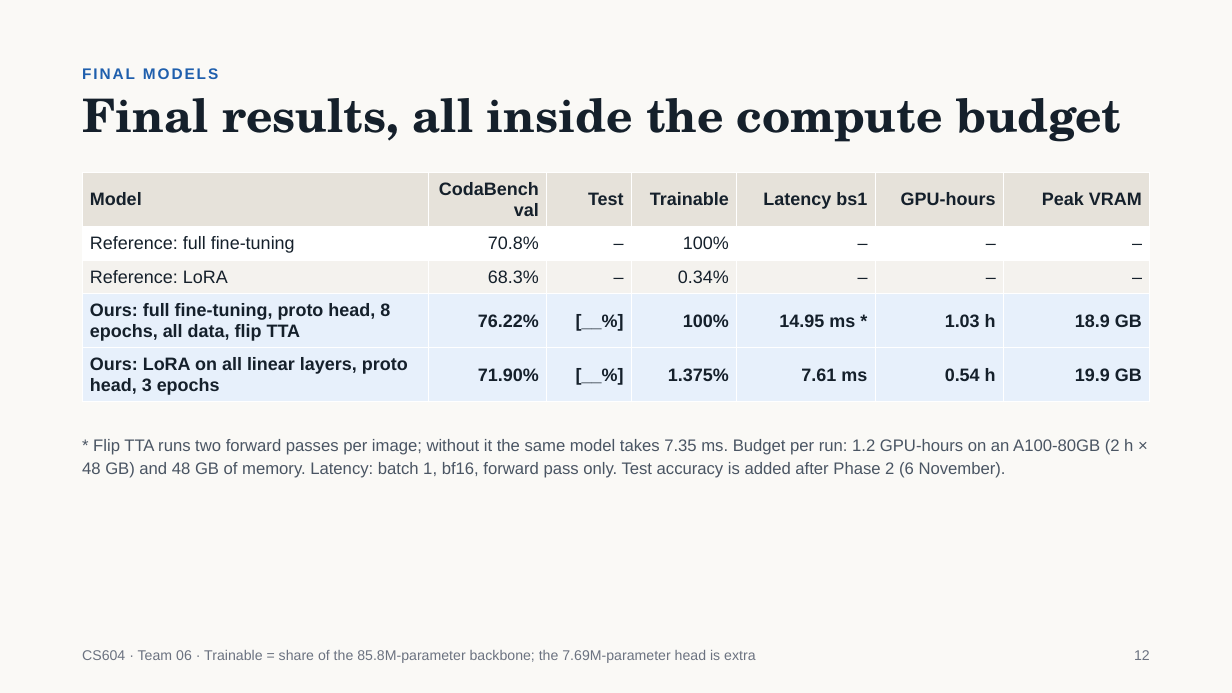
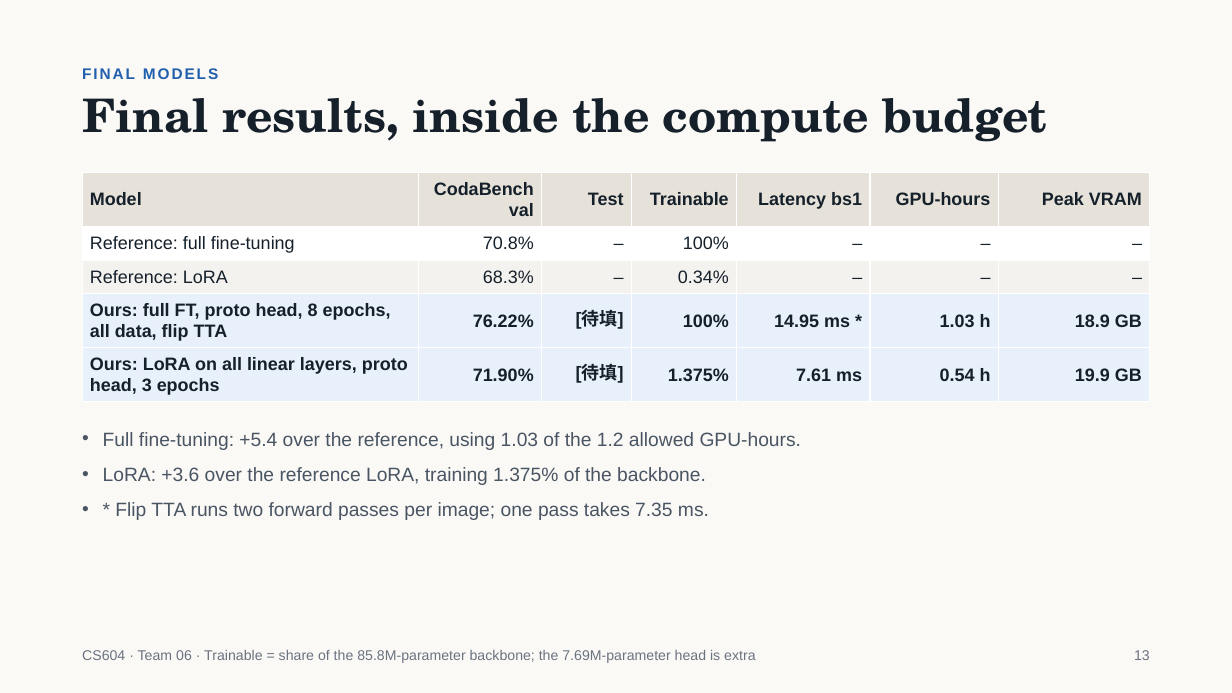
Before and after one commit to jiaobuchong/deep-cv, a slide deck: slide 13 of cs604_team06_slides.pptx (slide 12 before the commit). Drawn at 1232x693 pixels with LibreOffice and Linux fonts; fonts in the diff are those of the drawing. Boxes give left, top, right and bottom in pixels: in the first picture for what was removed or moved away, otherwise in the second. Text is boxed around its words. In the diff, an @@ line names an element or a change of style, - is before the commit and + after.

```diff
--- a/cs604_team06_slides.pptx
+++ b/cs604_team06_slides.pptx
@@ title at [82, 98, 1047, 142]: text changed @@
-Final results, all inside the compute budget
+Final results, inside the compute budget
@@ table at [82, 173, 1150, 402] @@
-row 4, column 1: Ours: full fine-tuning, proto head, 8 epochs, all data, flip TTA
+row 4, column 1: Ours: full FT, proto head, 8 epochs, all data, flip TTA
-row 4, column 3: [__%]
+row 4, column 3: [待填]
-row 5, column 3: [__%]
+row 5, column 3: [待填]
@@ text at [103, 432, 802, 520]: text changed; size 13 to 15 pt @@
-* Flip TTA runs two forward passes per image; without it the same model takes 7.35 ms. Budget per run: 1.2 GPU-hours on an A100-80GB (2 h × 48 GB) and 48 GB of memory. Latency: batch 1, bf16, forward pass only. Test accuracy is added after Phase 2 (6 November).
+• Full fine-tuning: +5.4 over the reference, using 1.03 of the 1.2 allowed GPU-hours.
+• LoRA: +3.6 over the reference LoRA, training 1.375% of the backbone.
+• * Flip TTA runs two forward passes per image; one pass takes 7.35 ms.
@@ text at [1134, 650, 1150, 660]: text changed @@
-12
+13
```
Also in this commit, not shown: 5 other slides changed, 12 slides added, 9 slides removed, 11 other files.
